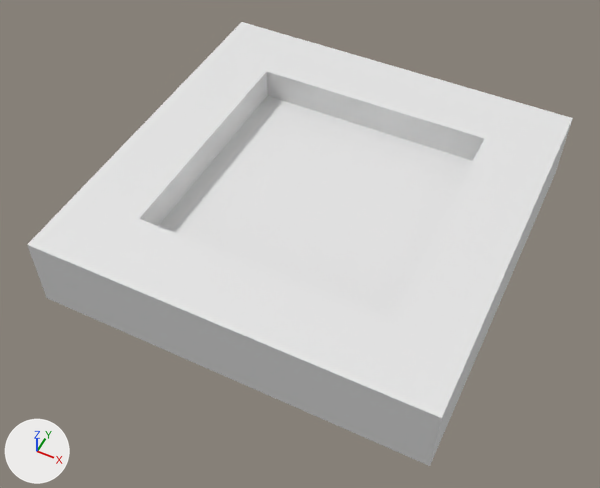
What one commit did to the FBX model Assets/Kitchen/dish.fbx.
One viewpoint serves both versions: a 50 mm camera at (1.24, -2.71, 3.03) aimed at (-0.02, -0.19, -0.12). Lighting does not change. The marker at lower left points along +X, +Y and +Z. Where no turn or scale is listed for an object, it has been applied to the vertices.

The first picture shows 'dish'.
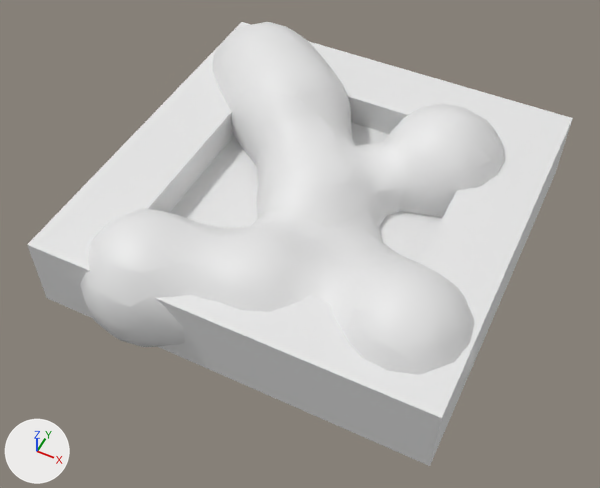
Changed parts and their boxes (x1, y1, x2, y2) in the pictures (600 x 488 px):
'dirt', added: after (80, 22, 504, 382)

The change in detail:
Mesh me_mesh is new.
It has 980 vertices, 1231 faces and spans x -0.99..1.02, y -1.12..1.0, z -0.5..0.44.
Object 'dirt' (ob_dirt) is new; it shows me_mesh.
Its location is (0.0, 0.0, 0.0).
